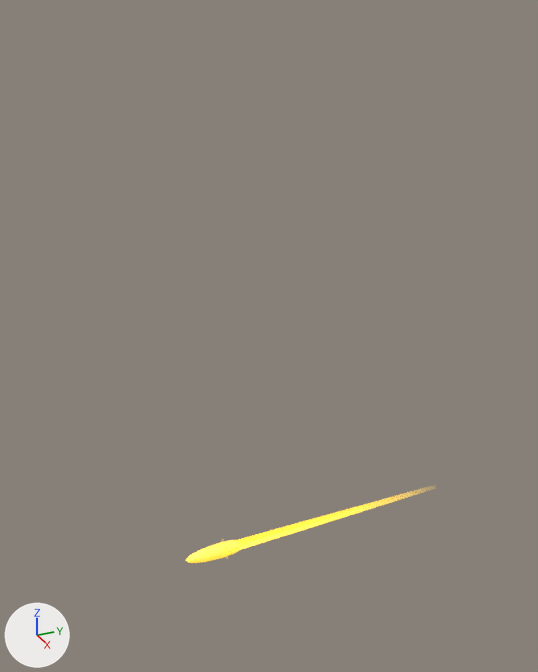
The Blender file assets/enemies.blend, before and after one commit.
Rendered twice from a camera (50 mm lens) standing at (0.762, -0.259, 0.689) and looking at (-0.038, 0.101, 0.289). Every picture has the same lights, and +X, +Y and +Z are marked at lower left. The first picture is the older version.

The first picture shows 'AMMO_soldier_rifle'.
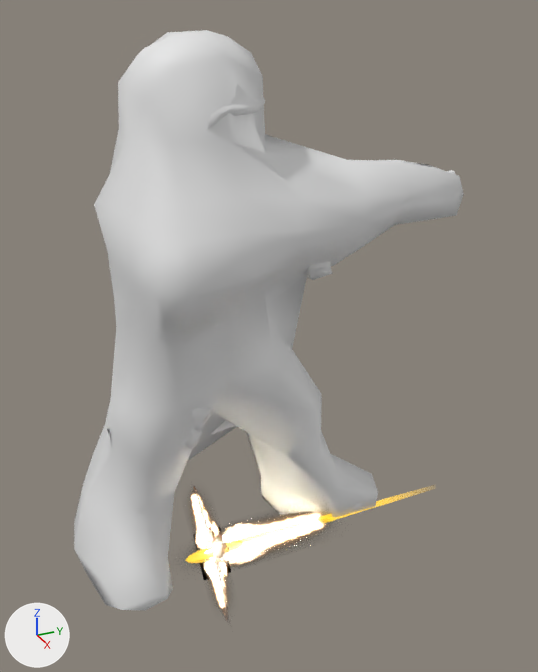
The edits, one by one:
Object 'FX_muzzle_flash' (ob_fx_muzzle_flash) is now shown.
Object 'COL_enemy_soldier_rifle' (ob_col_enemy_soldier_rifle) is now shown.
Object 'mesh_enemy_soldier_rifle' (ob_mesh_enemy_soldier_rifle) is now shown.

Location of each change, (x1, y1, x2, y2) in pixels of the pictures (538 x 672 px):
'COL_enemy_soldier_rifle', shown: after (74, 30, 464, 611)
'FX_muzzle_flash', shown: after (191, 486, 324, 620)
'mesh_enemy_soldier_rifle', shown (mostly hidden): after (185, 84, 463, 510)
